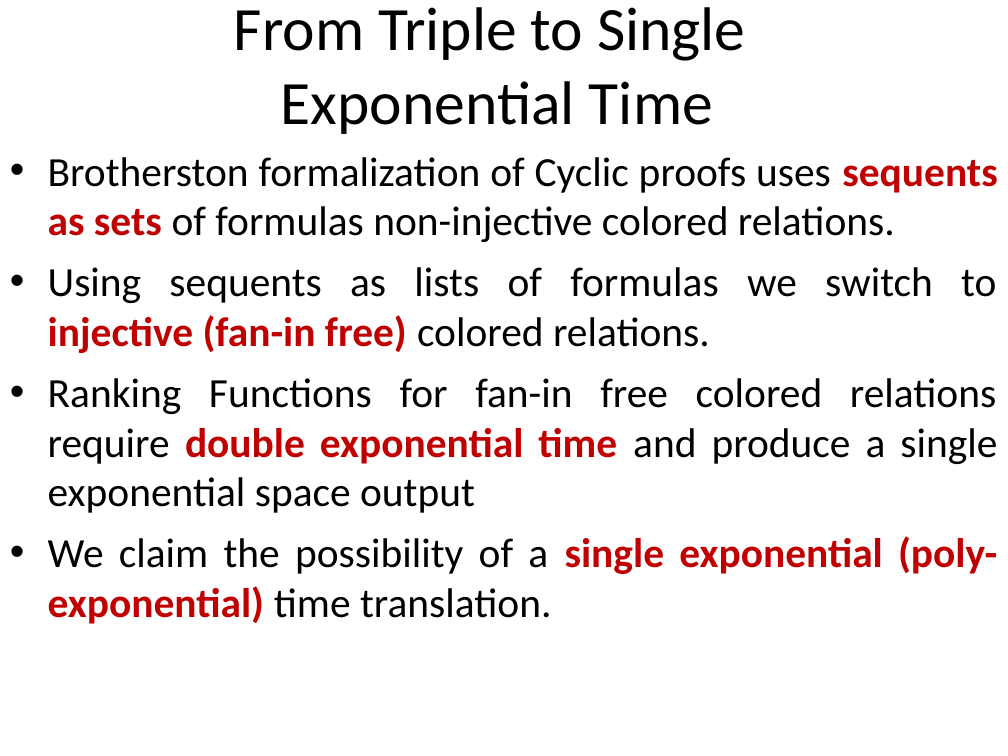
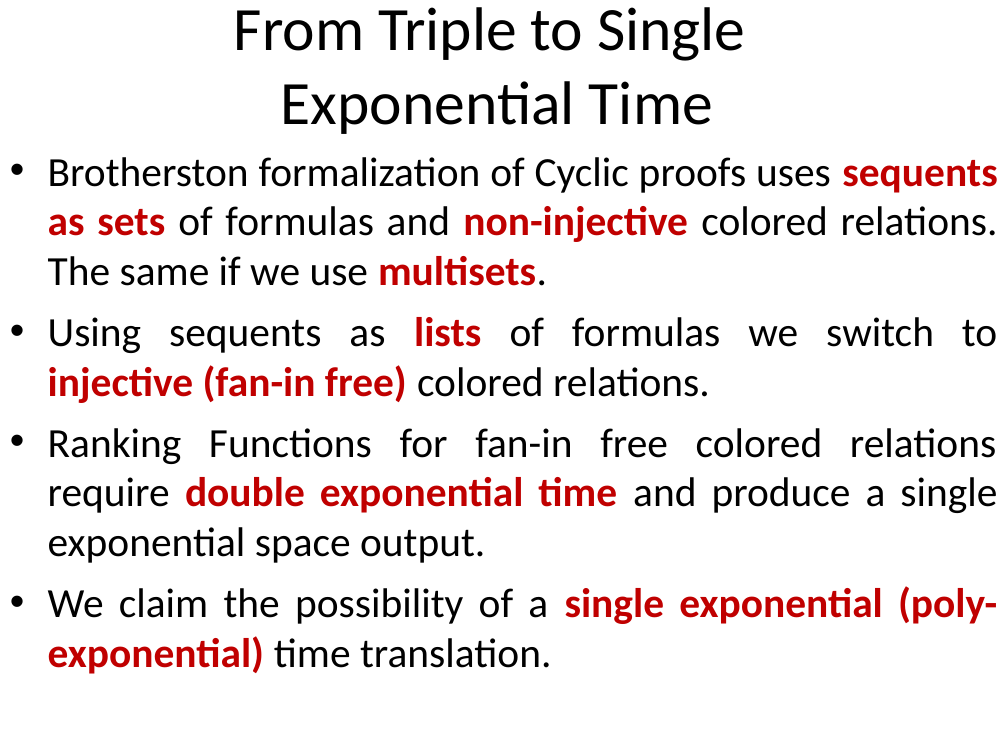
Before and after one commit to stefanoangeloberardi/GTC-injective, a slide deck: slide 4 of PDF/20260219-FUEFUKI24-Isawa Onsen-Injectivity-Slides.ppt. Drawn at 1008x756 pixels with LibreOffice and Linux fonts; fonts in the diff are those of the drawing. Boxes give left, top, right and bottom in pixels: in the first picture for what was removed or moved away, otherwise in the second. Text is boxed around its words. In the diff, an @@ line names an element or a change of style, - is before the commit and + after.

```diff
--- a/PDF/20260219-FUEFUKI24-Isawa Onsen-Injectivity-Slides.ppt
+++ b/PDF/20260219-FUEFUKI24-Isawa Onsen-Injectivity-Slides.ppt
@@ text at (x1=48, y1=157, x2=998, y2=286): text changed @@
-• Brotherston formalization of Cyclic proofs uses sequents as sets of formulas non-injective colored relations.
+• Brotherston formalization of Cyclic proofs uses sequents as sets of formulas and non-injective colored relations. The same if we use multisets.
@@ text at (x1=48, y1=317, x2=997, y2=403): text colour #000000 to #C00000, bold on in "lists" @@
@@ text at (x1=48, y1=428, x2=997, y2=563): text changed @@
-• Ranking Functions for fan-in free colored relations require double exponential time and produce a single exponential space output
+• Ranking Functions for fan-in free colored relations require double exponential time and produce a single exponential space output.
```
Also in this commit, not shown: 10 other slides changed, 1 slide added.
